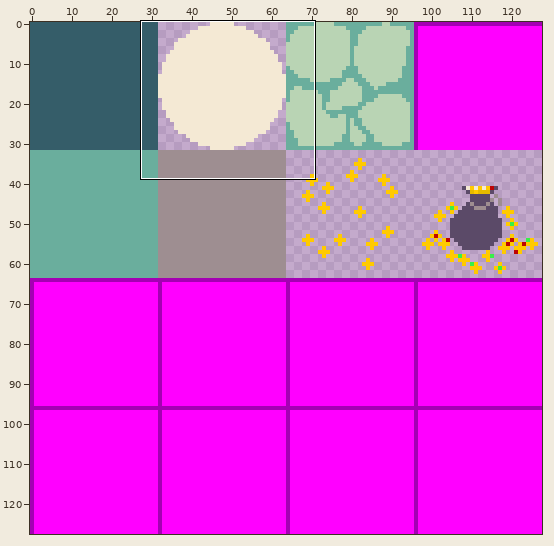
Two states of a sprite sheet, sprites/sprite_sheet.png. The first picture is a wide view before the edit; the outline marks the close-up.
Close-up. Before the edit:
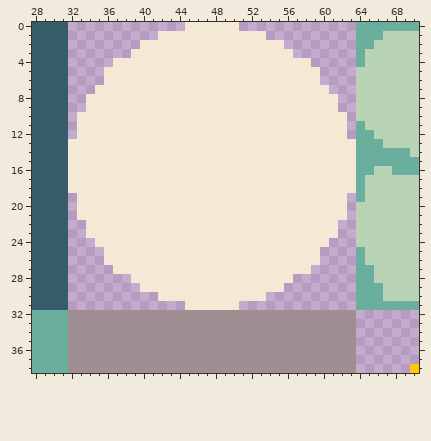
The file is 128x128 pixels. Shown: x 28..70, y 0..38.
The result:
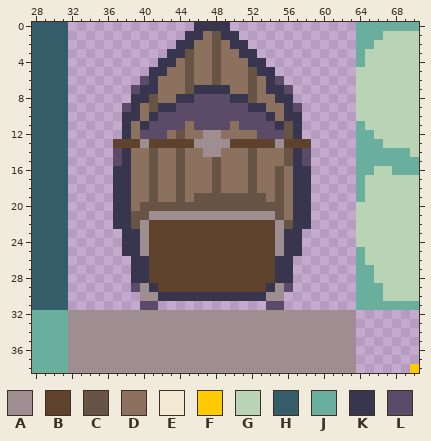
Palette (. is transparent): A #9e8e91  B #5e422c  C #675445  D #8c725e  E #f4e9d4  F #ffca00  G #b9d4b4  H #355d69  J #6aae9d  K #37364e  L #5b4a68
Change:
Changed rows in their new state; - is an unchanged pixel.
first column x 32:
 0 -------------.KKKK.-------------
 1 ----------...KKDCKK...----------
 2 --------....KKDDCDKK....--------
 3 -------....KKCDDCDDKK....-------
 4 -----.....KKDCDDCDDDKK.....-----
 5 ----.....KKDDCDDCDDDCKK.....----
 6 ----....LKDDDCDDCDDDCDKL....----
 7 ---....LKKDDDCKKKKDDCDKKL....---
 8 --.....KKCDDKKLLLLKKCDDKK.....--
 9 --....LKDCKKLLLLLLLLKKDDKL....--
10 -.....KKDKLLLLLLLLLLLLKDKK.....-
11 -.....KDKLLLLDLLLLDLLLLKCK.....-
12 -.....KDLLLDCDDAADDDDLLLCK.....-
13 .....BBBABBBBBAAAABBBBBABBB.....
14 .....LKDDCDDCDDAADDDCDDDCKL.....
15 .....LKDDCDDCDDDCDDDCDDDCKL.....
16 .....KKDDCDDCDDDCDDDCDDCDKK.....
17 .....KKDDCDDCDDDCDDDCDDCDKK.....
18 .....KKDDCDDCDDDCDDDCDDCDKK.....
19 -....KKDDCDDCDCCCCCCCCDCDKK....-
20 -....KKDCCCCCCCCCCCCCCCCDKK....-
21 -....KKCCAAAAAAAAAAAAAACDKK....-
22 --...KKCABBBBBBBBBBBBBBACKK...--
23 --....KKABBBBBBBBBBBBBBAKK....--
24 ---...KKABBBBBBBBBBBBBBAKK...---
25 ----..KKABBBBBBBBBBBBBBAKK..----
26 ----...KKBBBBBBBBBBBBBBKK...----
27 -----..KKBBBBBBBBBBBBBBKK..-----
28 -------KKBBBBBBBBBBBBBBKK-------
29 -------LAKBBBBBBBBBBBBKAL-------
30 --------AAKKKKKKKKKKKKAA--------
31 --------LL---......---LL--------
Pixel boxes of the changes (left, top, right, bottom) in both close-ups:
changed: (68, 22, 356, 310)
